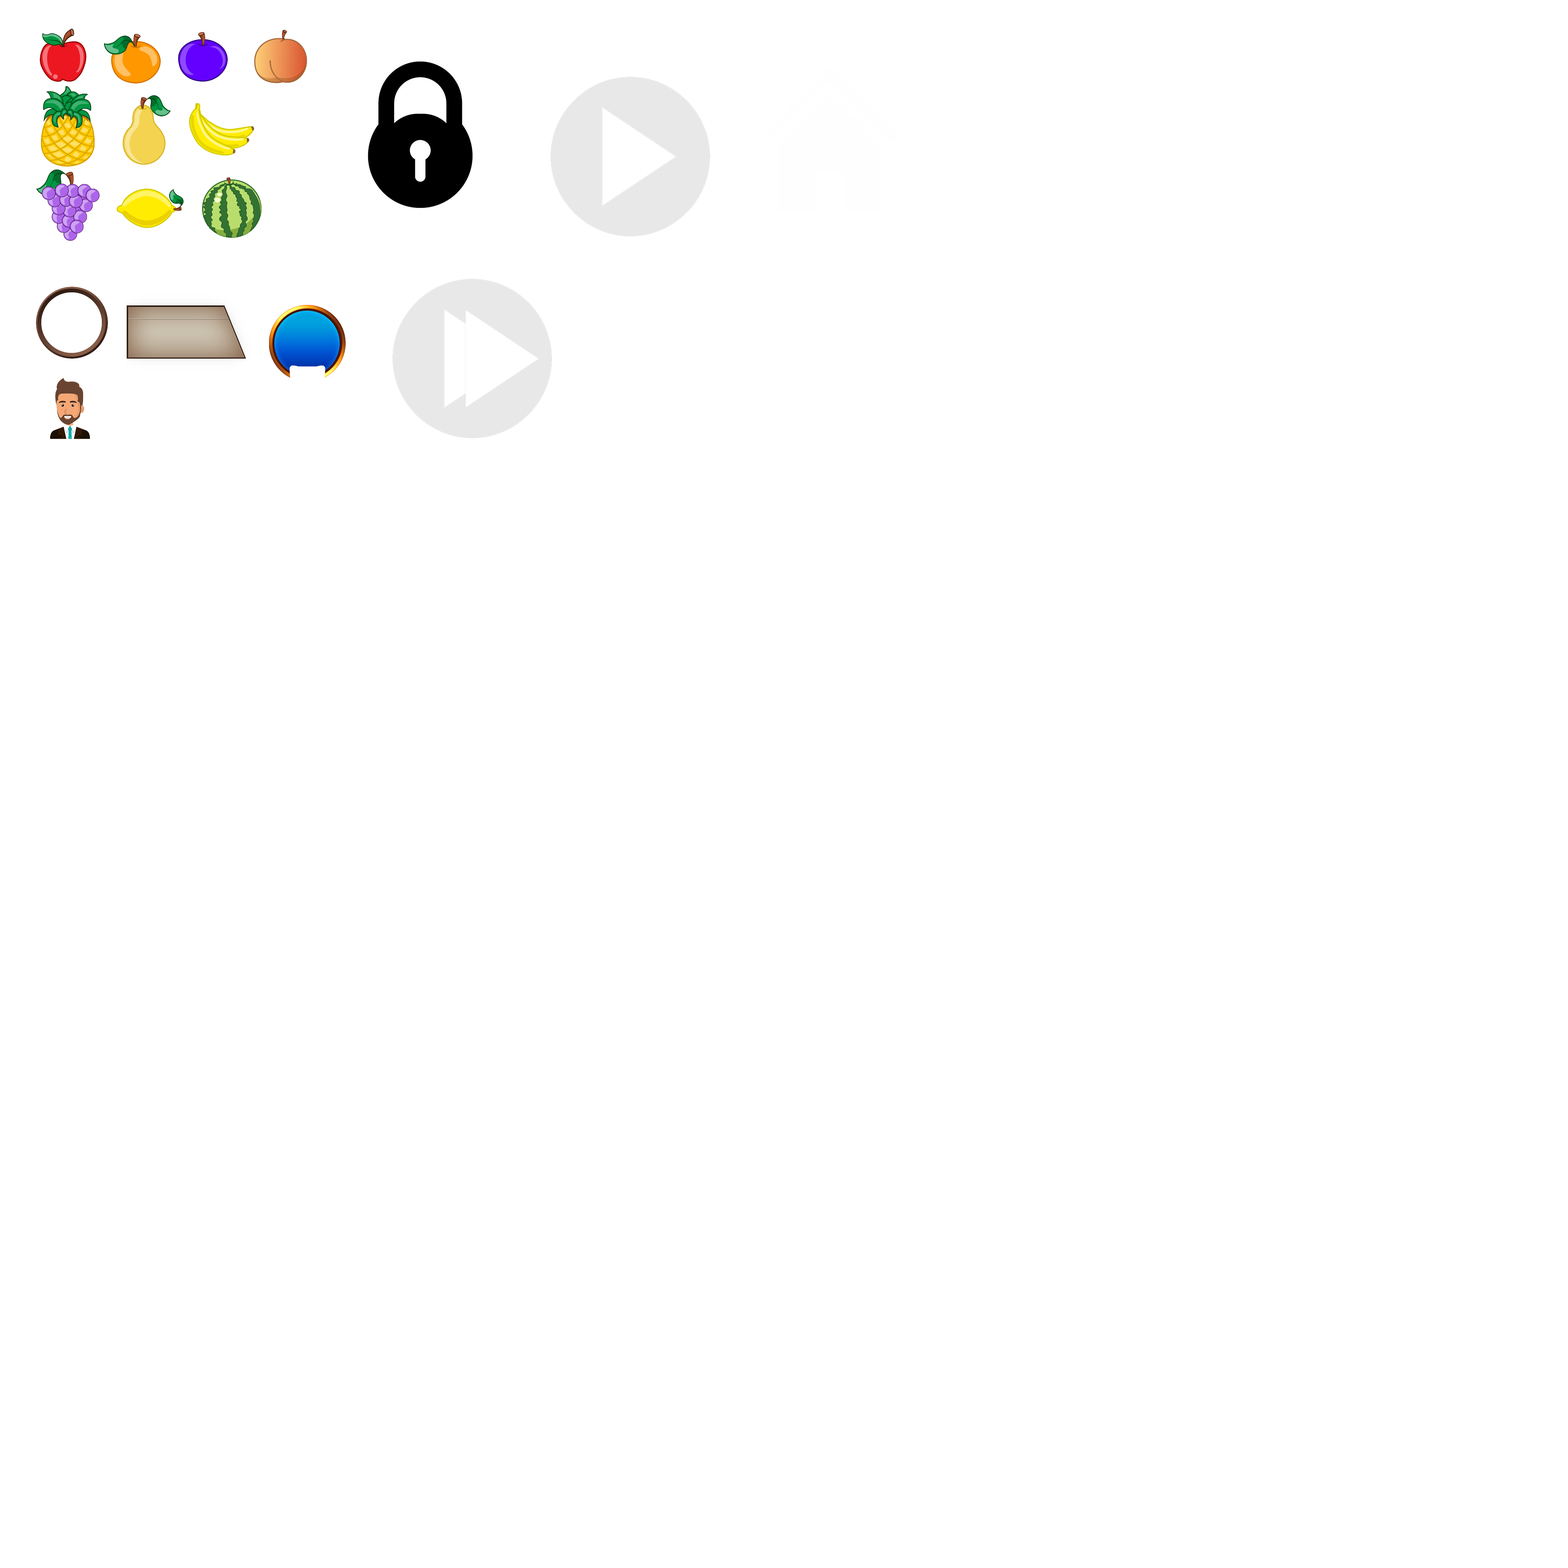
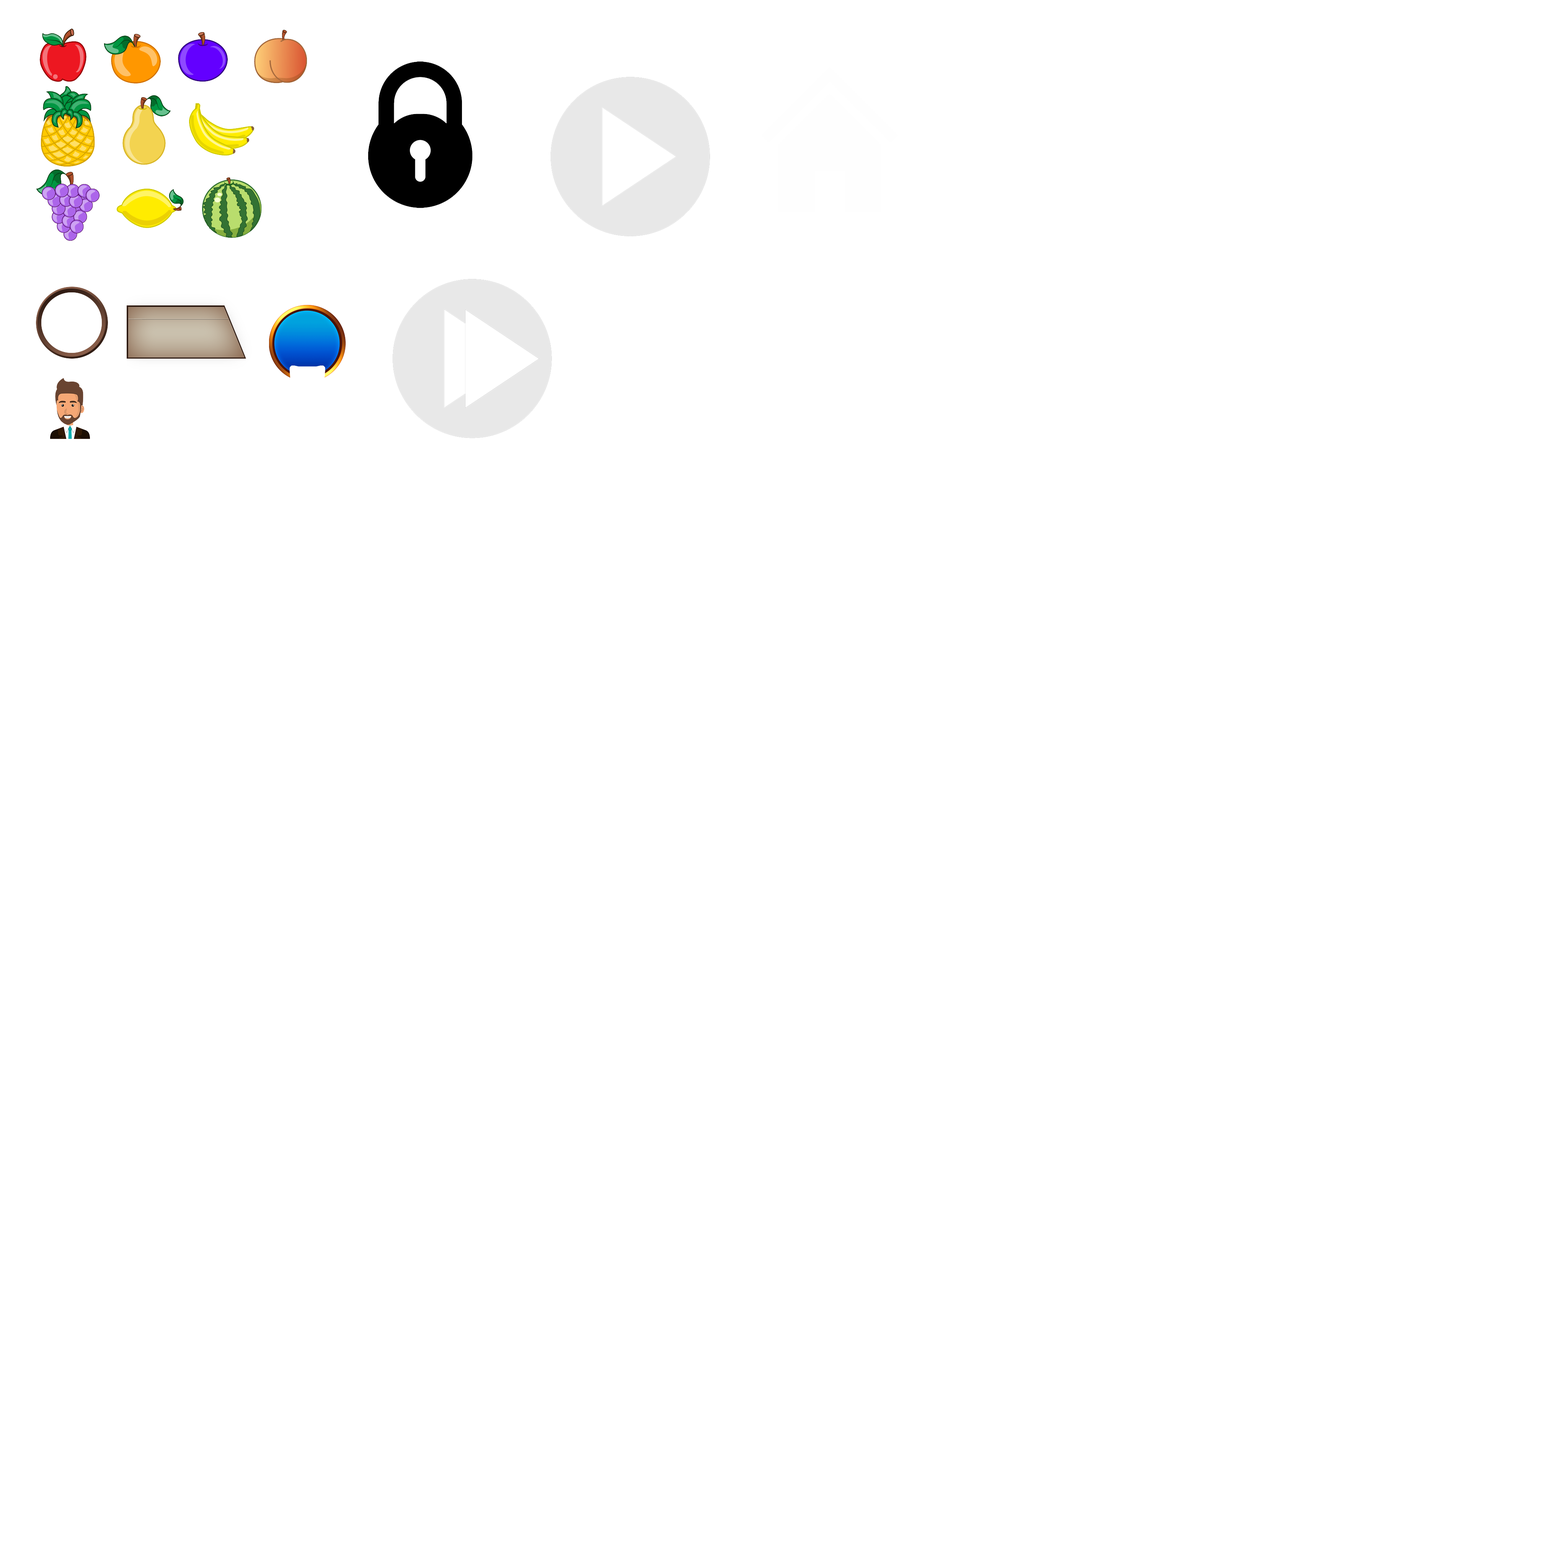
Comparing the layer stacks of the two (1568, 1568) images. Changes:
painted on "lock-512" over (367, 61, 474, 209)